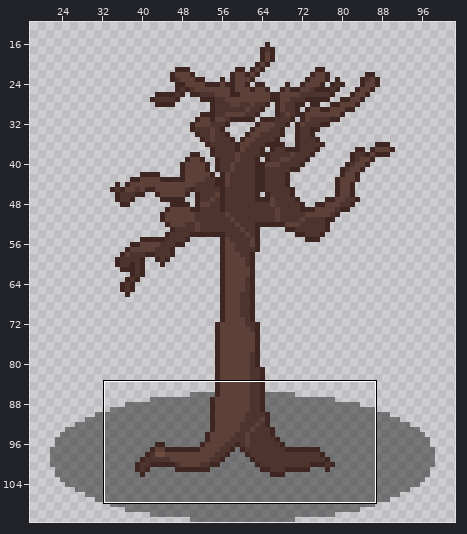
Two states of a pixel-art file, Assets/Arts/Plant/Tree/Spring/BigTree_04/BigTreeLog_04.aseprite. The picture above shows the old version from afar; the outline marks the close-up.
Close-up. Before:
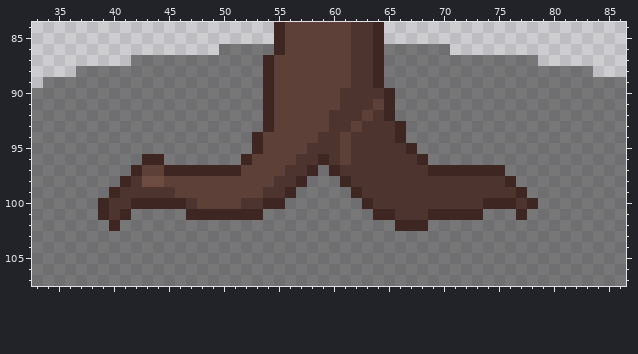
112x112 pixels, 1 frame. Shown: x 33..86, y 84..107. The wide view leaves out empty margins.
After the commit:
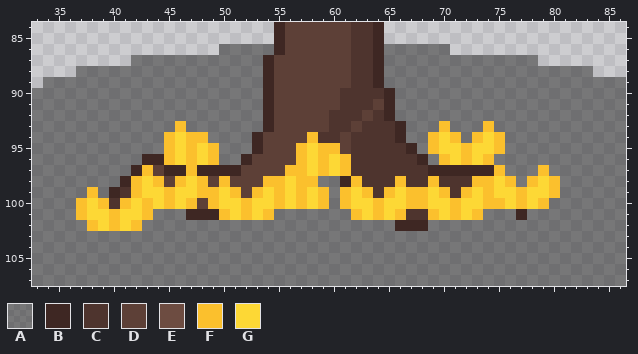
Palette (. is transparent): A #21212180  B #3e2723  C #4e342e  D #5d4037  E #6d4c41  F #fbc02d  G #fdd835
The exact change:
layer "Grass" added
Layer "Grass":
y 93: x 46 A -> F; x 70 A -> F; x 74 A -> F
y 94: x 45..48 AAAA -> FGFF; x 58 D -> F; x 69..71 AAA -> FGF; x 73..75 AAA -> FGF
y 95: x 45..49 AAAAA -> FGFGF; x 57..60 DCCC -> FGFF; x 69..75 AAAAAAA -> FGGFGGF
y 96: x 45..49 AAAAA -> FGFGF; x 57..61 CCBCD -> FGFGF; x 70..74 AAAAA -> FGFGF
y 97: x 43 D -> F; x 47 B -> F; x 56..61 CCBABC -> FFGFGF; x 75 B -> F; x 79 A -> F
y 98: x 42..44 CEE -> FGF; x 46..48 DDD -> FGF; x 50 D -> F; x 54..58 DCCBA -> FFGFF; x 62 C -> F; x 66 C -> F; x 69 C -> F; x 73..76 CCCB -> FFGF; x 78..80 AAA -> FGF
y 99: x 38 A -> F; x 42..51 CCCCDDDDDD -> FGGFGGFFGF; x 53..59 DCCBAAA -> FGFGFGF; x 61..63 ABC -> FGF; x 65..70 CCCCCC -> FGFFGF; x 72..80 CCCCCBAAA -> FGFGGFGGF
y 100: x 37..39 AAB -> FGF; x 41..47 CBBBBBC -> FGFGFGF; x 49..59 DDDCCBBAAAA -> FGGFGGFGFGF; x 61..79 AABCCCCCCCCCCBBBCBA -> FGGFGGFFGGFGGFFGFGF
y 101: x 37..43 AABCBAA -> FGGFGGF; x 50..54 BBBBA -> FGFGF; x 62..66 AABBC -> FGFGF; x 69..73 BBBBB -> FGFGF
y 102: x 38..42 AABAA -> FGFGF
Pixel boxes of the changes (left, top, right, bottom) in both close-ups:
changed: (76, 121, 560, 231)
